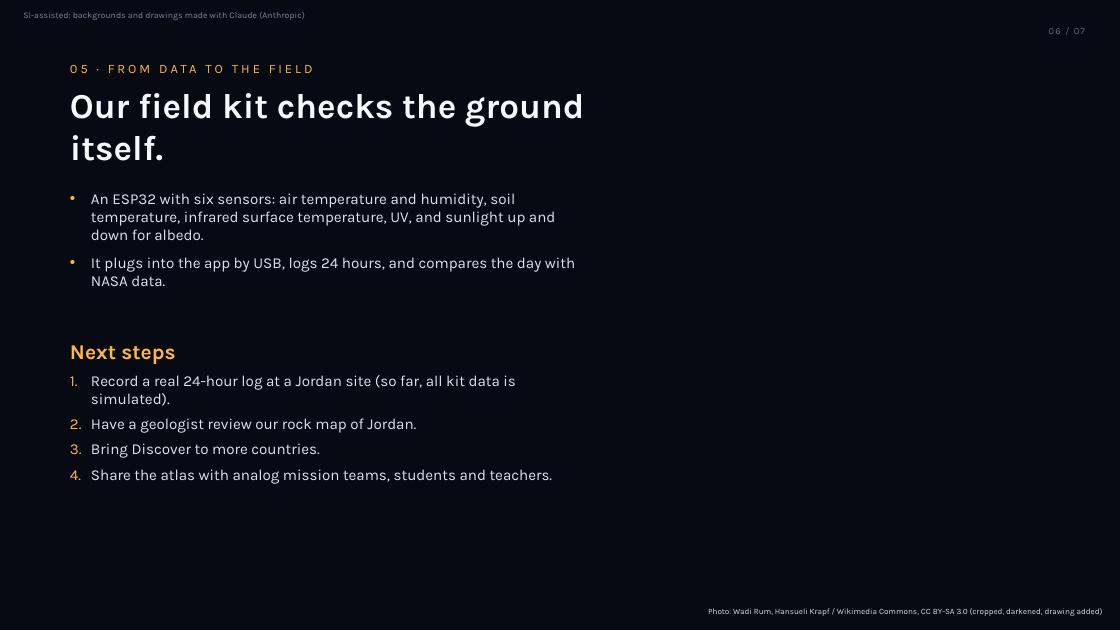
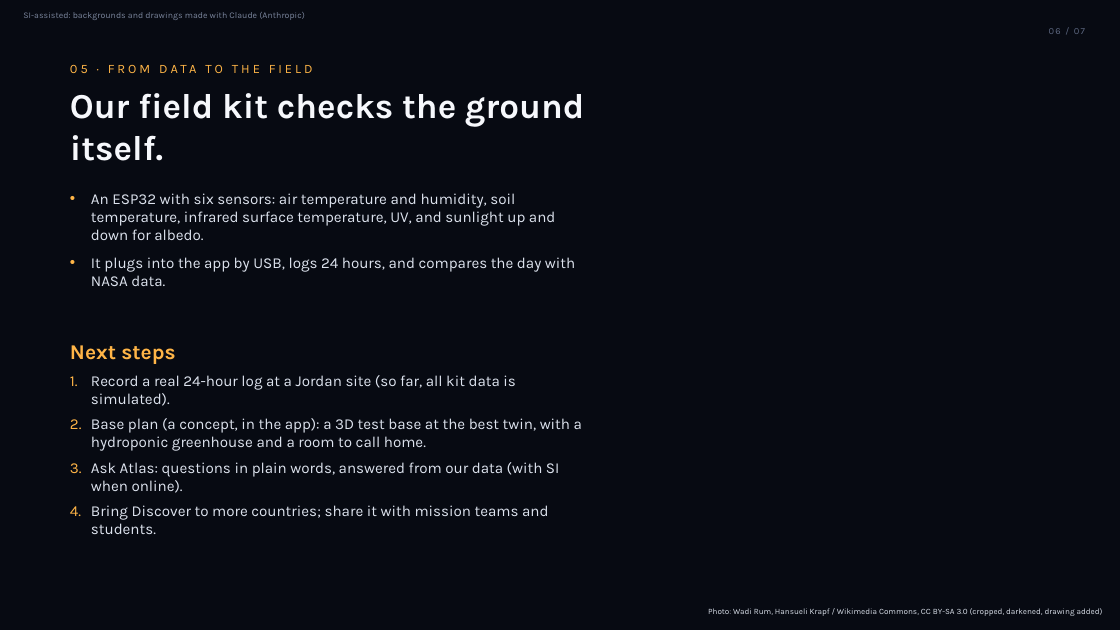
Before and after one commit to itsak7m/analog-atlas, a slide deck: slide 6 of pitch/AnalogAtlas_CosmicCats.pptx. Drawn at 1120x630 pixels with LibreOffice and Linux fonts; fonts in the diff are those of the drawing; background and template pictures are left out. Boxes give left, top, right and bottom in pixels: in the first picture for what was removed or moved away, otherwise in the second. Text is boxed around its words. In the diff, an @@ line names an element or a change of style, - is before the commit and + after.

```diff
--- a/pitch/AnalogAtlas_CosmicCats.pptx
+++ b/pitch/AnalogAtlas_CosmicCats.pptx
@@ text at box(91, 418, 582, 534): text changed @@
-2. Have a geologist review our rock map of Jordan.
-3. Bring Discover to more countries.
-4. Share the atlas with analog mission teams, students and teachers.
+2. Base plan (a concept, in the app): a 3D test base at the best twin, with a hydroponic greenhouse and a room to call home.
+3. Ask Atlas: questions in plain words, answered from our data (with SI when online).
+4. Bring Discover to more countries; share it with mission teams and students.
```
Also in this commit, not shown: 29 other files.
